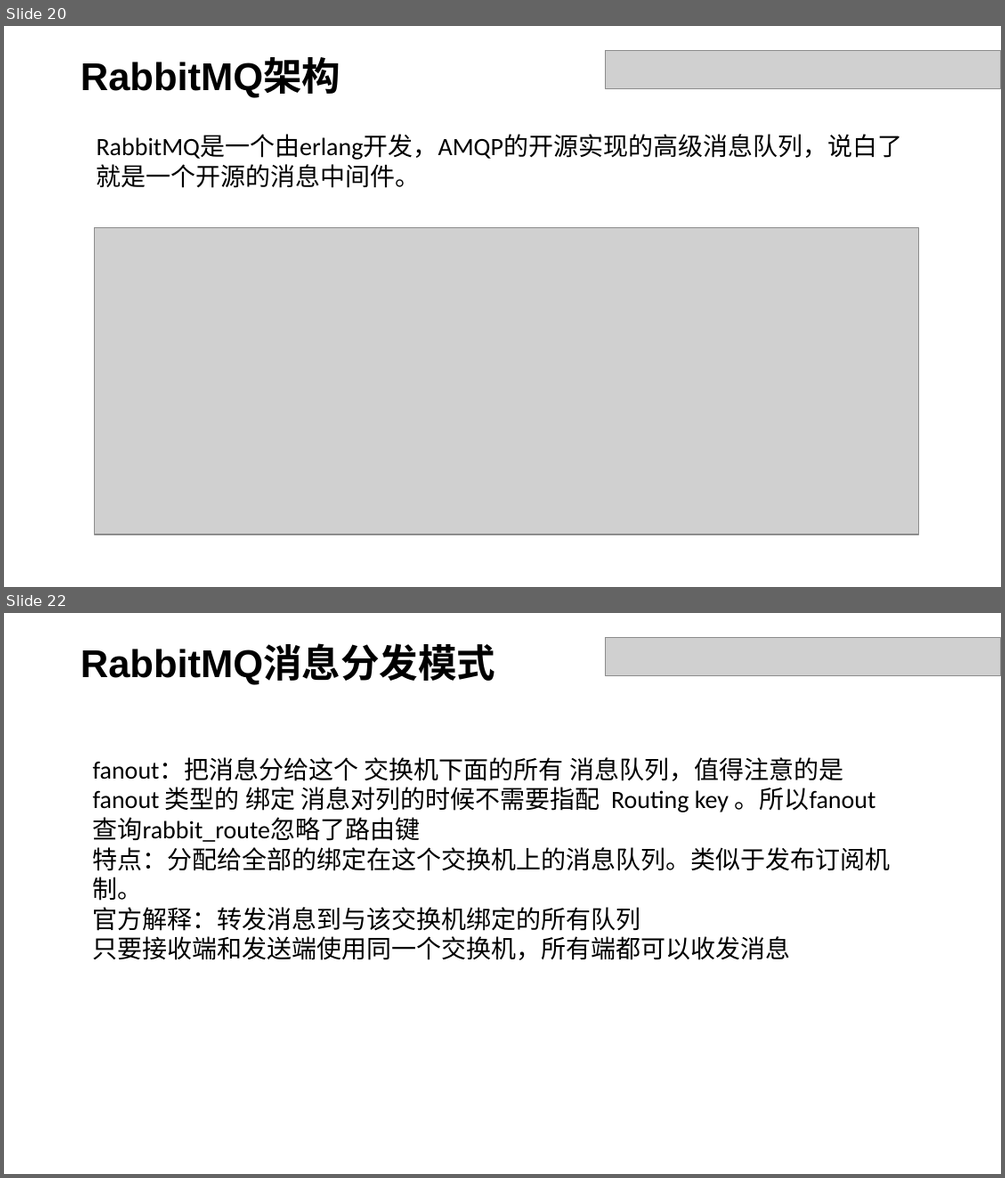
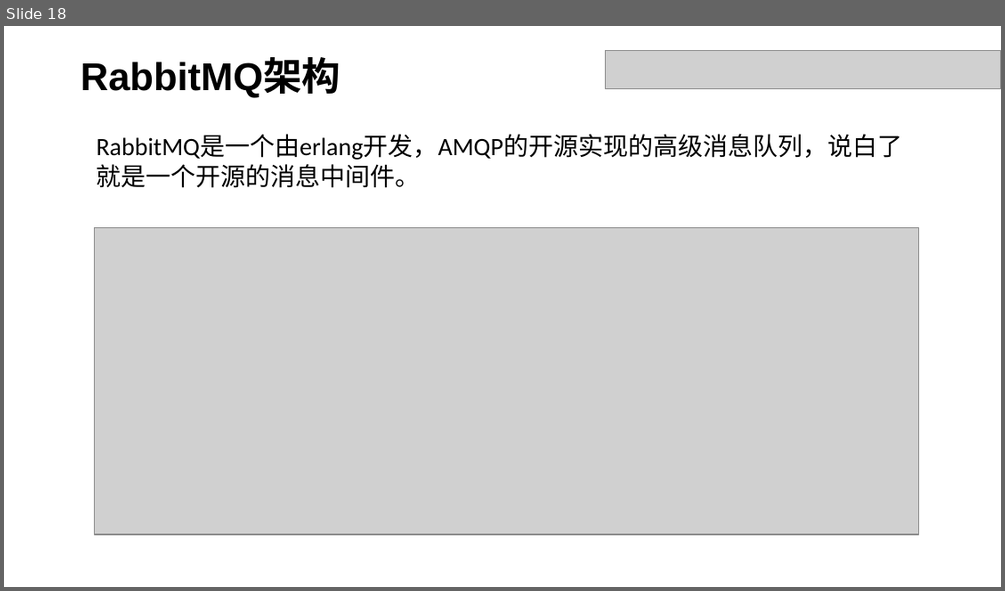
Before and after one commit to dxh122685692/doc, a slide deck: 分享.pptx. Shown one above the other, each under a label of ours: slides 20 and 22 before the commit, slide 18 after it; the slides between them are not shown. The pictures are 1005x1178 and 1005x591 pixels, drawn with LibreOffice and Linux fonts; fonts in the diff are those of the drawing; grey boxes stand for pictures. Boxes give left, top, right and bottom in pixels: in the first picture for what was removed or moved away, otherwise in the second. Text is boxed around its words. In the diff, an @@ line names an element or a change of style, - is before the commit and + after.

```diff
--- a/分享.pptx
+++ b/分享.pptx
@@ slide 22 removed at box(4, 613, 1001, 1174), background #FFFFFF @@
@@ picture removed at box(605, 638, 1001, 676) @@
@@ text removed at box(81, 647, 495, 685) @@
-RabbitMQ消息分发模式
@@ text removed at box(93, 757, 890, 960) @@
-fanout：把消息分给这个 交换机下面的所有 消息队列，值得注意的是 fanout 类型的 绑定 消息对列的时候不需要指配 Routing key 。所以fanout查询rabbit_route忽略了路由键
-特点：分配给全部的绑定在这个交换机上的消息队列。类似于发布订阅机制。
-官方解释：转发消息到与该交换机绑定的所有队列
-只要接收端和发送端使用同一个交换机，所有端都可以收发消息
@@ what was slide 20 is now slide 18 @@
```
Also in this commit, not shown: 4 slides changed, 9 slides added, 5 other slides removed.
